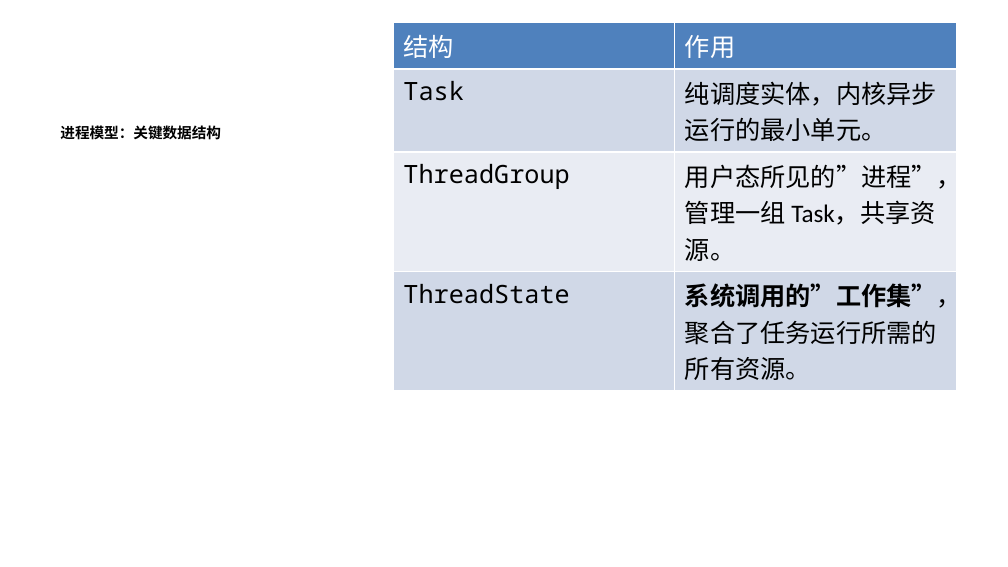
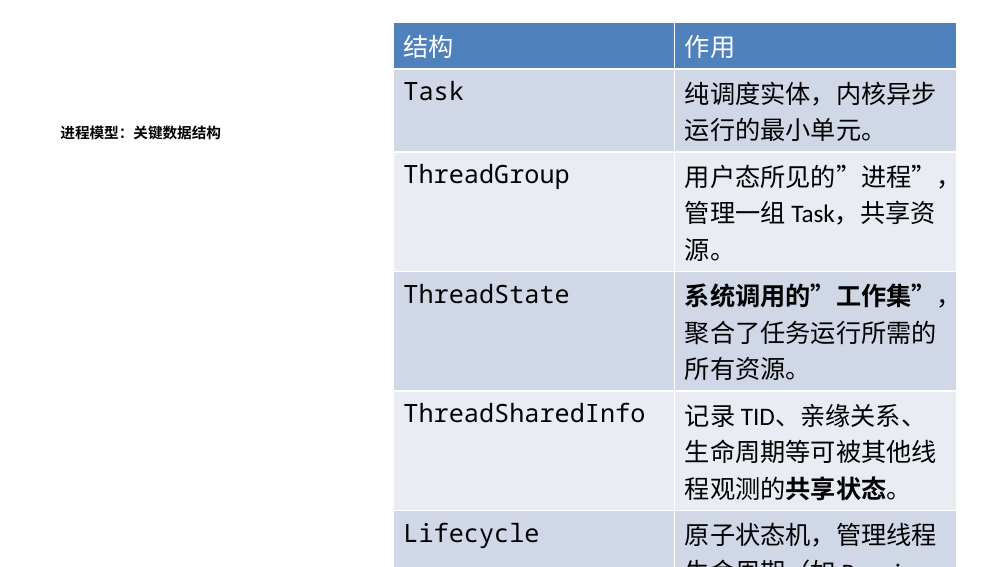
Before and after one commit to xingmin1/NexusOS, a slide deck: slide 13 of docs/初赛/slide.pptx (slide 12 before the commit). Drawn at 1008x567 pixels with LibreOffice and Linux fonts; fonts in the diff are those of the drawing. Boxes give left, top, right and bottom in pixels: in the first picture for what was removed or moved away, otherwise in the second. Text is boxed around its words. In the diff, an @@ line names an element or a change of style, - is before the commit and + after.

```diff
--- a/docs/初赛/slide.pptx
+++ b/docs/初赛/slide.pptx
@@ table at [393,22,956,552] @@
+row 5: ThreadSharedInfo | 记录 TID、亲缘关系、生命周期等可被其他线程观测的共享状态。
+row 6: Lifecycle | 原子状态机，管理线程生命周期（如 Running, Zombie）与退出等待。
```
Also in this commit, not shown: 1 other slide changed, 1 slide added, 1 slide removed, 2 other files.
